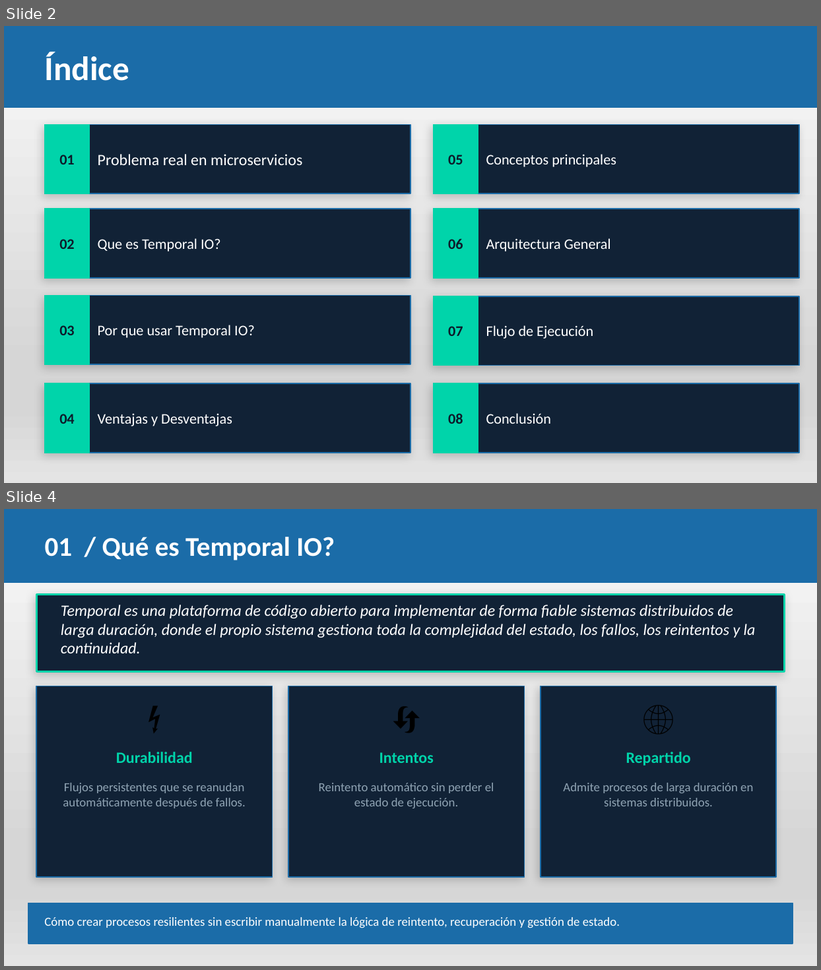
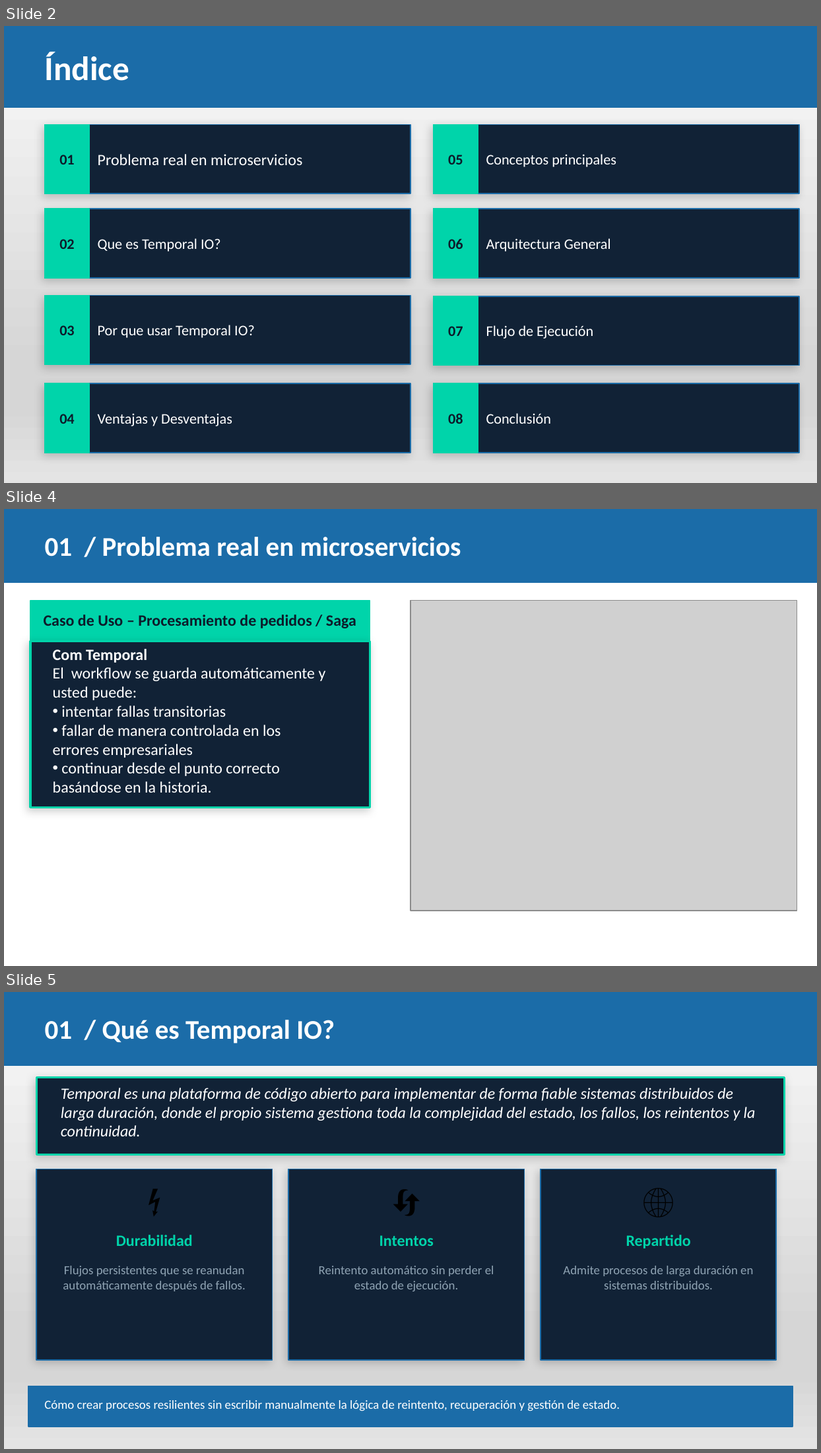
Before and after one commit to pedro-bvf/Temporal-IO, a slide deck: Temporal_IO_es.pptx. Shown one above the other, each under a label of ours: slides 2 and 4 before the commit, slides 2, 4 and 5 after it; the slides between them are not shown. The pictures are 821x970 and 821x1453 pixels, drawn with LibreOffice and Linux fonts; fonts in the diff are those of the drawing; grey boxes stand for pictures. Boxes give left, top, right and bottom in pixels: in the first picture for what was removed or moved away, otherwise in the second. Text is boxed around its words. In the diff, an @@ line names an element or a change of style, - is before the commit and + after.

```diff
--- a/Temporal_IO_es.pptx
+++ b/Temporal_IO_es.pptx
@@ slide 4 added at <box>4,509,817,966</box>, background #FFFFFF @@
@@ rectangle added at <box>4,509,817,582</box>, fill #1B6CA8, outline #1B6CA8 1 pt @@
@@ text added at <box>45,537,461,557</box>, 24 pt, text #FFFFFF, bold @@
+01 / Problema real en microservicios
@@ rectangle added at <box>30,601,370,642</box>, fill #00D4AA, outline #00D4AA 1 pt @@
@@ picture added at <box>411,601,797,912</box> @@
@@ text added at <box>44,615,356,628</box>, 14 pt, text #0D1B2A, bold @@
+Caso de Uso – Procesamiento de pedidos / Saga
@@ rectangle added at <box>30,642,370,807</box>, fill #112236, outline #00D4AA 2 pt @@
@@ text added at <box>53,649,326,793</box>, 14 pt, text #FFFFFF @@
+Com Temporal
+El workflow se guarda automáticamente y usted puede:
+• intentar fallas transitorias
+• fallar de manera controlada en los errores empresariales
+• continuar desde el punto correcto basándose en la historia.
@@ what was slide 4 is now slide 5 @@
```
Also in this commit, not shown: 1 slide changed, 1 other file.
